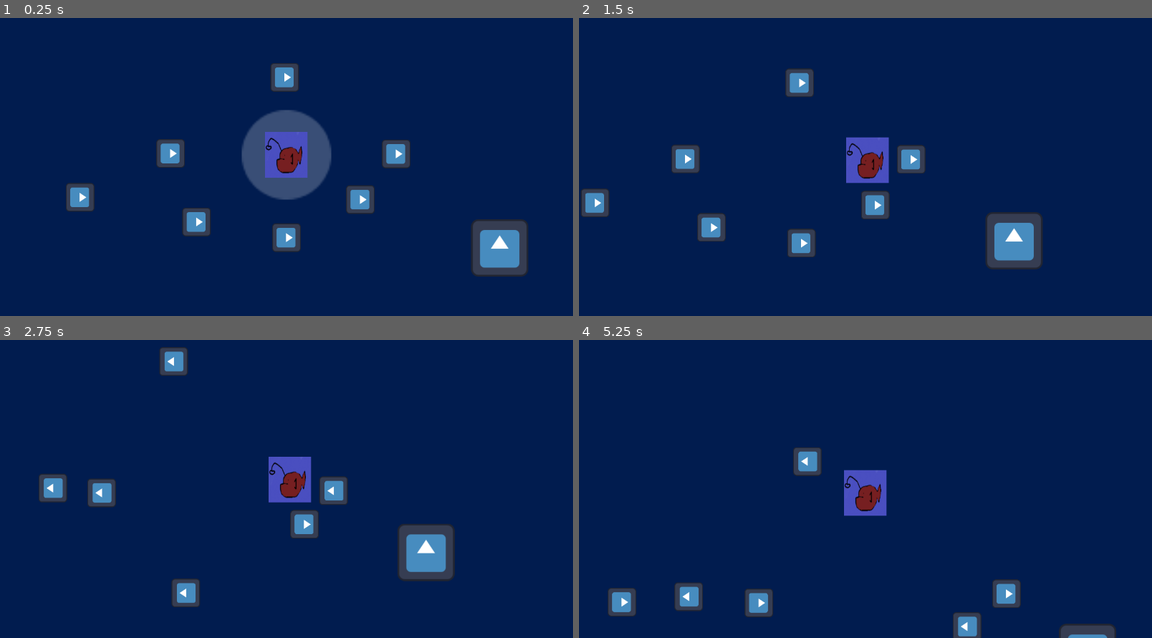
Above: before the commit, frames 1-4 (two rows, left to right).
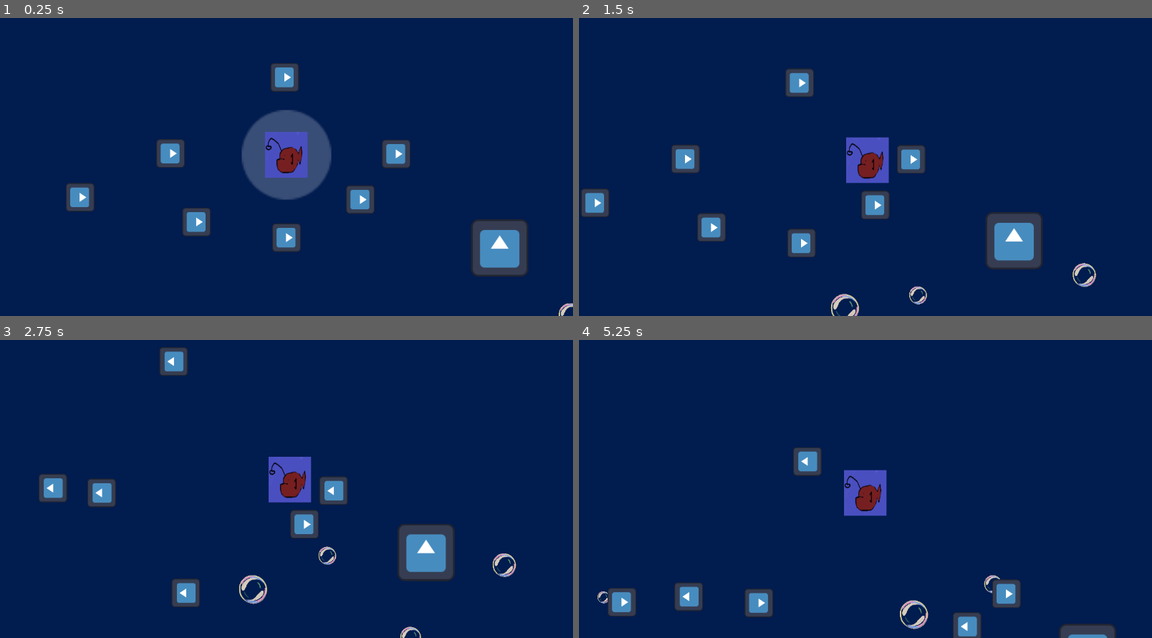
Above: after the commit, the same moments.

Repository: JeromeIsntDev/OceanX_HKthon_BioEvanescence
Game: Godot game, scene res://scenes/main.tscn
Same seed, same stepped clock (60 frames per second), same inputs: the game is played once before the commit and once after it. The engine's default icon, where the game draws it, is replaced by a stand-in: a white triangle on a blue panel in a dark square.
Inputs:
- Up to frame 1 (0.25 s): no input
- Up to frame 2 (1.5 s): hold D (ui_right) 0.53-1.28 s; hold S (ui_down) from 1.28 s (still down)
- Up to frame 3 (2.75 s): release S (ui_down) at 2.03 s; hold D (ui_right) from 2.03 s (still down)
- Up to frame 4 (5.25 s): release D (ui_right) at 2.78 s; hold W (ui_up) 2.78-3.53 s; hold A (ui_left) 3.53-5.03 s; hold S (ui_down) from 5.03 s (still down)

The runs differ from the first frame. In frame 1, less than 0.1% of the frame differs, in the area x 97-100%, y 95-100%; in frame 2, 0.4%; in frame 3, 0.5%, in the area x 41-91%, y 69-100%; in frame 4, 0.3%.

Commit message:
assets + bubbles

Diff:
--- a/scenes/main.tscn
+++ b/scenes/main.tscn
@@ -4,18 +4,36 @@
 [ext_resource type="PackedScene" uid="uid://bouwjmxp4sy77" path="res://scenes/World.tscn" id="1_tefeu"]
 [ext_resource type="PackedScene" uid="uid://3de4huieval4" path="res://scenes/enemy.tscn" id="2_0wfyh"]
 [ext_resource type="Script" uid="uid://cjj14vhmp3yfx" path="res://scripts/audio_manager.gd" id="3_sugp2"]
+[ext_resource type="Texture2D" uid="uid://bqsqmxf7xa8hf" path="res://assets/bubble.PNG" id="3_tefeu"]
 [ext_resource type="PackedScene" uid="uid://cqhygjuvn3e6q" path="res://scenes/lvl1_prey.tscn" id="4_jyhfs"]
+
+[sub_resource type="ParticleProcessMaterial" id="ParticleProcessMaterial_o6xl0"]
+particle_flag_disable_z = true
+emission_shape = 3
+emission_box_extents = Vector3(900, 1, 1)
+initial_velocity_min = 20.0
+initial_velocity_max = 50.0
+gravity = Vector3(0, -200, 0)
+scale_min = 0.01
+scale_max = 0.049999997
+turbulence_enabled = true
 
 [node name="Main" type="Node2D" unique_id=1090391997]
 
 [node name="World" parent="." unique_id=1347648242 instance=ExtResource("1_tefeu")]
-position = Vector2(-1600, -1600)
+position = Vector2(-1148, -1417)
 
 [node name="Player" parent="." unique_id=1663085969 groups=["player"] instance=ExtResource("1_o5qli")]
 
 [node name="Camera2D" type="Camera2D" parent="Player" unique_id=2024496615]
 process_callback = 0
 position_smoothing_enabled = true
+
+[node name="GPUParticles2D" type="GPUParticles2D" parent="Player/Camera2D" unique_id=587634291]
+position = Vector2(1, 358)
+texture = ExtResource("3_tefeu")
+lifetime = 5.0
+process_material = SubResource("ParticleProcessMaterial_o6xl0")
 
 [node name="AudioListener2D" type="AudioListener2D" parent="Player" unique_id=1911857677]
 
Binary file added: assets/bubble.PNG
Not shown, added: assets/bubble.PNG.import
Binary file added: assets/player/anglerfish.png
Not shown, added: assets/player/anglerfish.png.import
